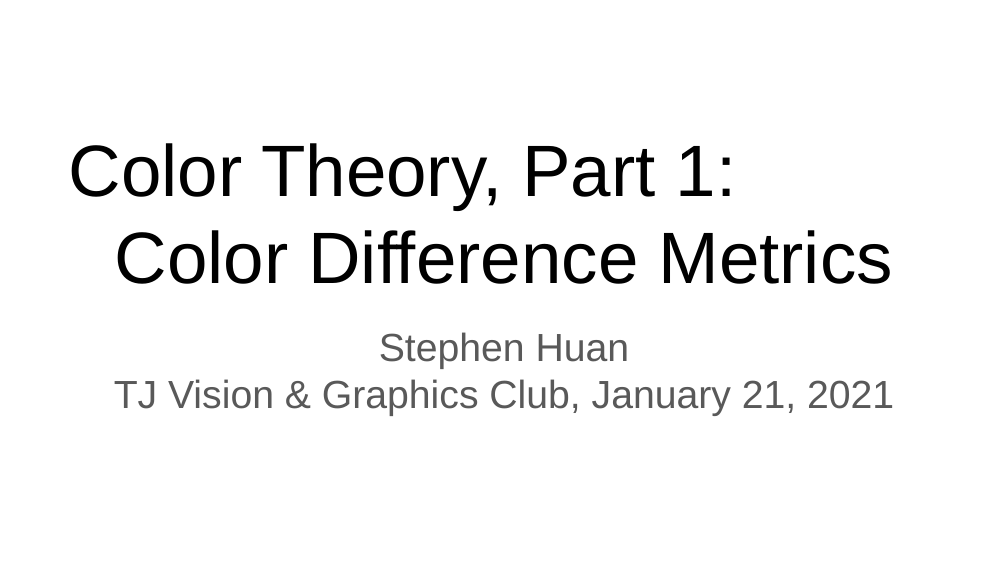
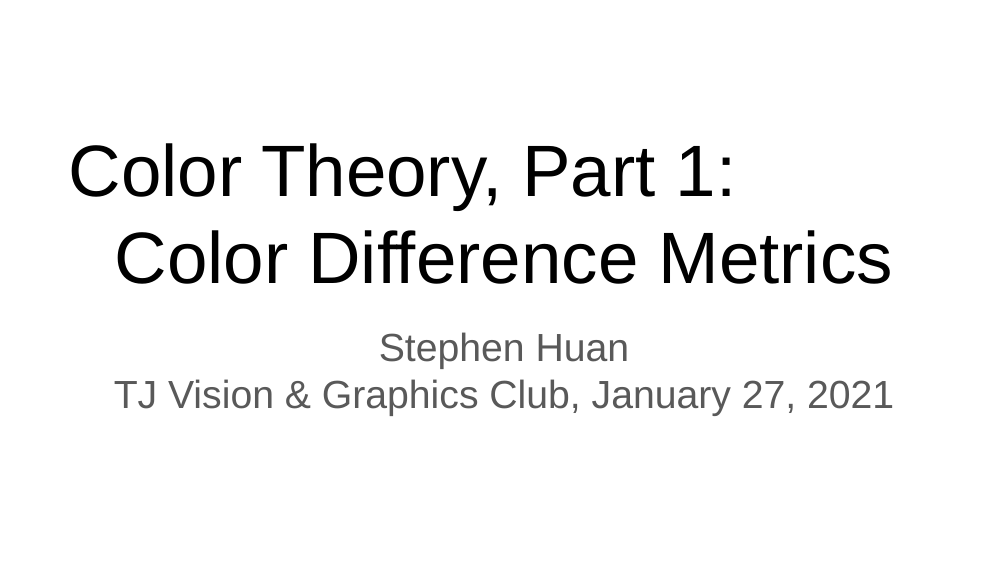
Before and after one commit to tjcomputervision/tjcomputervision.github.io, a slide deck: slide 1 of lectures/Color_difference.odp. Drawn at 1008x567 pixels with LibreOffice and Linux fonts; fonts in the diff are those of the drawing. Boxes give left, top, right and bottom in pixels: in the first picture for what was removed or moved away, otherwise in the second. Text is boxed around its words. In the diff, an @@ line names an element or a change of style, - is before the commit and + after.

Commit message:
add 02/03/21 color space lecture

```diff
--- a/lectures/Color_difference.odp
+++ b/lectures/Color_difference.odp
@@ subtitle at (114,379,894,416): text changed @@
-TJ Vision & Graphics Club, January 21, 2021
+TJ Vision & Graphics Club, January 27, 2021
```
Also in this commit, not shown: 2 other slides changed, 2 other files.
